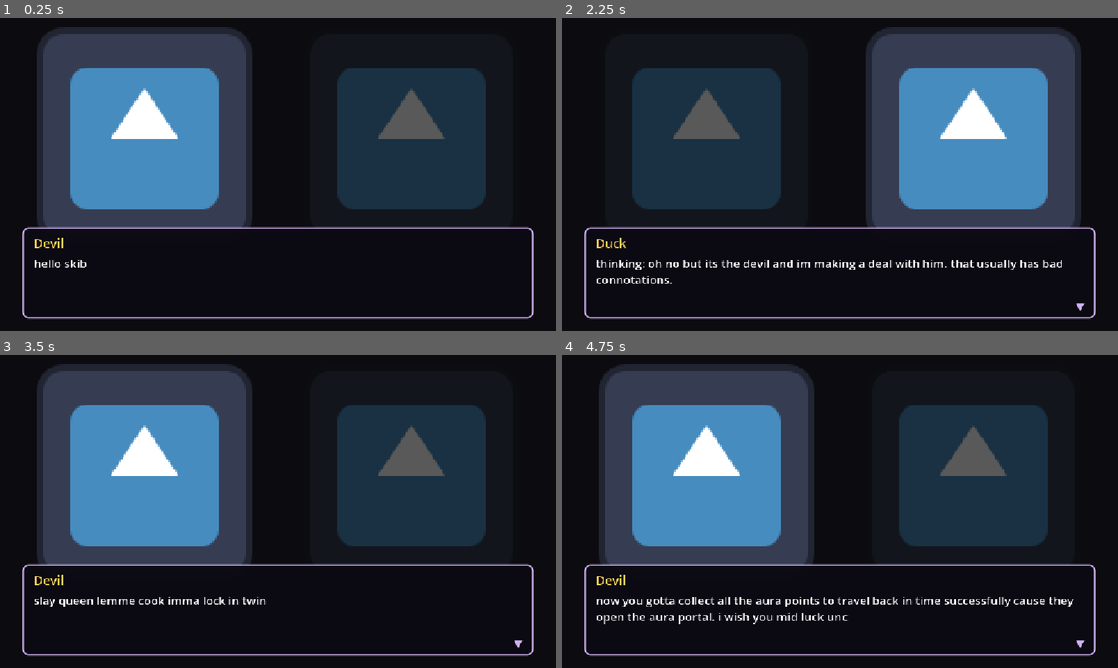
Above: before the commit, frames 1-4 (two rows, left to right).
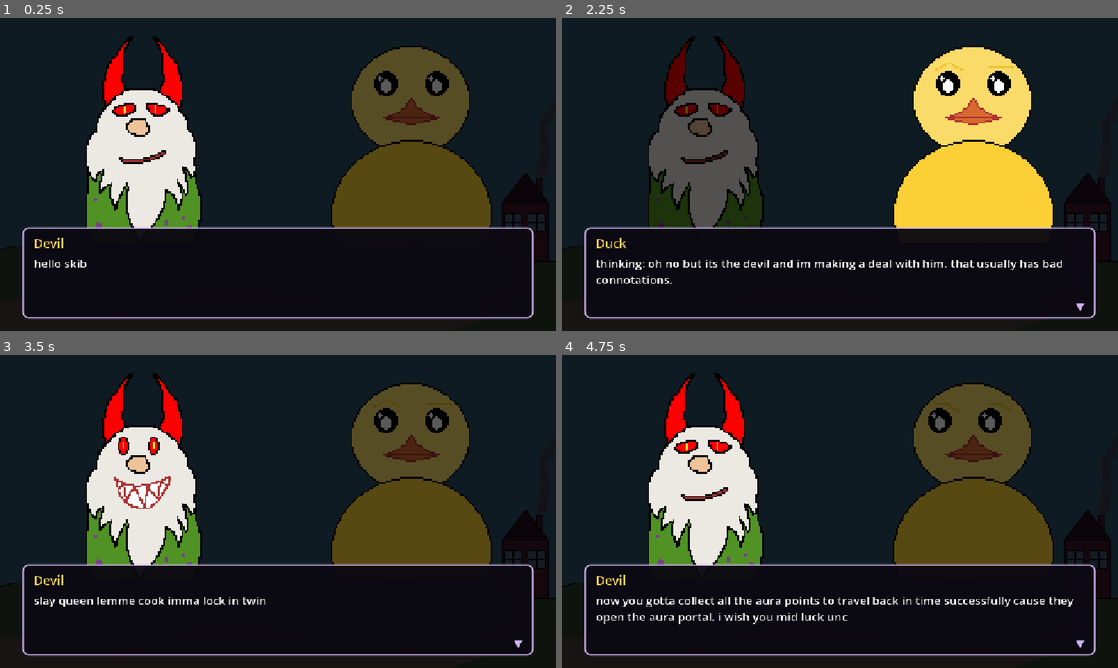
Above: after the commit, the same moments.

Repository: The-Quackonauts/DevilInTheDigits
Game: Godot game, scene res://scenes/intro.tscn
Same seed, same stepped clock (60 frames per second), same inputs: the game is played once before the commit and once after it. The engine's default icon, where the game draws it, is replaced by a stand-in: a white triangle on a blue panel in a dark square.
Inputs (mouse positions are in pixels of both pictures, inside the frame that each line leads up to):
- Up to frame 1 (0.25 s): no input
- Up to frame 2 (2.25 s): move the mouse to (962, 158) at 0.52 s; hold D (move_right) 0.53-1.25 s; click (962, 158) at 0.67 s; tap Space (jump) at 0.77, 2 s; tap Enter at 1.25 s; drag from (728, 190) to (812, 237) at 1.27 s; move the mouse to (895, 105) at 2.02 s; hold A (move_left) from 2.03 s (still down)
- Up to frame 3 (3.5 s): release A (move_left) at 2.75 s; tap Enter at 2.75 s; drag from (250, 574) to (111, 464) at 2.77 s
- Up to frame 4 (4.75 s): tap Space (jump) at 3.5, 3.77 s; move the mouse to (1006, 558) at 3.52 s; hold D (move_right) 3.53-4.25 s; drag from (673, 464) to (756, 433) at 4.27 s

The runs differ from the first frame. In frame 1, 37% of the frame differs, in the area x 7-89%, y 5-68%; in frame 2, 35%; in frame 3, 37%; in frame 4, 37%.

Commit message:
implemented all images for the cutscenes

Diff:
--- a/countey-gamey/scenes/cutscene.tscn
+++ b/countey-gamey/scenes/cutscene.tscn
@@ -1,6 +1,7 @@
 [gd_scene format=3 uid="uid://criaxy6dm3fo0"]
 
 [ext_resource type="Script" uid="uid://d2m16pj8it3yd" path="res://scripts/cutscene.gd" id="1_script"]
+[ext_resource type="Texture2D" uid="uid://cl041asom4ghy" path="res://assets/Backgorunds/Background.png" id="2_a320b"]
 
 [sub_resource type="StyleBoxFlat" id="StyleBox_text_box"]
 bg_color = Color(0.045, 0.035, 0.07, 0.96)
@@ -17,7 +18,6 @@
 [node name="Cutscene" type="CanvasLayer" unique_id=2000195097]
 process_mode = 3
 layer = 100
-visible = false
 script = ExtResource("1_script")
 
 [node name="Screen" type="Control" parent="." unique_id=1809460040]
@@ -28,6 +28,12 @@
 grow_horizontal = 2
 grow_vertical = 2
 mouse_filter = 1
+
+[node name="Background" type="TextureRect" parent="Screen" unique_id=1309893916]
+layout_mode = 0
+offset_right = 1152.0
+offset_bottom = 648.0
+texture = ExtResource("2_a320b")
 
 [node name="Dim" type="ColorRect" parent="Screen" unique_id=220739725]
 layout_mode = 1
--- a/countey-gamey/scripts/game_flow.gd
+++ b/countey-gamey/scripts/game_flow.gd
@@ -12,21 +12,21 @@
 	{
 		"name": "Devil",
 		"portraits": {
-			"neutral": PLACEHOLDER_PORTRAIT,
-			"smug": PLACEHOLDER_PORTRAIT,
-			"excited": PLACEHOLDER_PORTRAIT,
-			"panicked": PLACEHOLDER_PORTRAIT,
-			"defeated": PLACEHOLDER_PORTRAIT,
+			"neutral": preload("uid://cu0faa8xeuacq"),
+			"smug": preload("uid://cwybbnj8s6w87"),
+			"excited": preload("uid://brnd34as88dof"),
+			"panicked": preload("uid://qtc8rs4g8rwv"),
+			"defeated": preload("uid://bs101l7otrdwx"),
 		},
 	},
 	{
 		"name": "Duck",
 		"portraits": {
-			"neutral": PLACEHOLDER_PORTRAIT,
-			"sad": PLACEHOLDER_PORTRAIT,
-			"thinking": PLACEHOLDER_PORTRAIT,
-			"whispering": PLACEHOLDER_PORTRAIT,
-			"triumphant": PLACEHOLDER_PORTRAIT,
+			"neutral": preload("uid://7hu17c675q7s"),
+			"sad": preload("uid://1yjcakmpjj3y"),
+			"thinking": preload("uid://7m7lh3biuyh7"),
+			"whispering": preload("uid://batbynouyyf84"),
+			"triumphant": preload("uid://bdb8o6u55gjua"),
 		},
 	},
 ]
Binary file added: countey-gamey/assets/Backgorunds/Background.aseprite
Binary file added: countey-gamey/assets/Backgorunds/Background.png
Not shown, added: countey-gamey/assets/Backgorunds/Background.png.import
Binary file added: countey-gamey/assets/Backgorunds/portal.png
Not shown, added: countey-gamey/assets/Backgorunds/portal.png.import
Binary file added: countey-gamey/assets/Duck/Duck_Nuetrak.png
Not shown, added: countey-gamey/assets/Duck/Duck_Nuetrak.png.import
Binary file added: countey-gamey/assets/Duck/Duck_Triumphant.png
Not shown, added: countey-gamey/assets/Duck/Duck_Triumphant.png.import
Binary file added: countey-gamey/assets/Duck/Duck_Whispering.png
Not shown, added: countey-gamey/assets/Duck/Duck_Whispering.png.import
Binary file added: countey-gamey/assets/Duck/Duck_sad.png
(and 18 more such lines)
